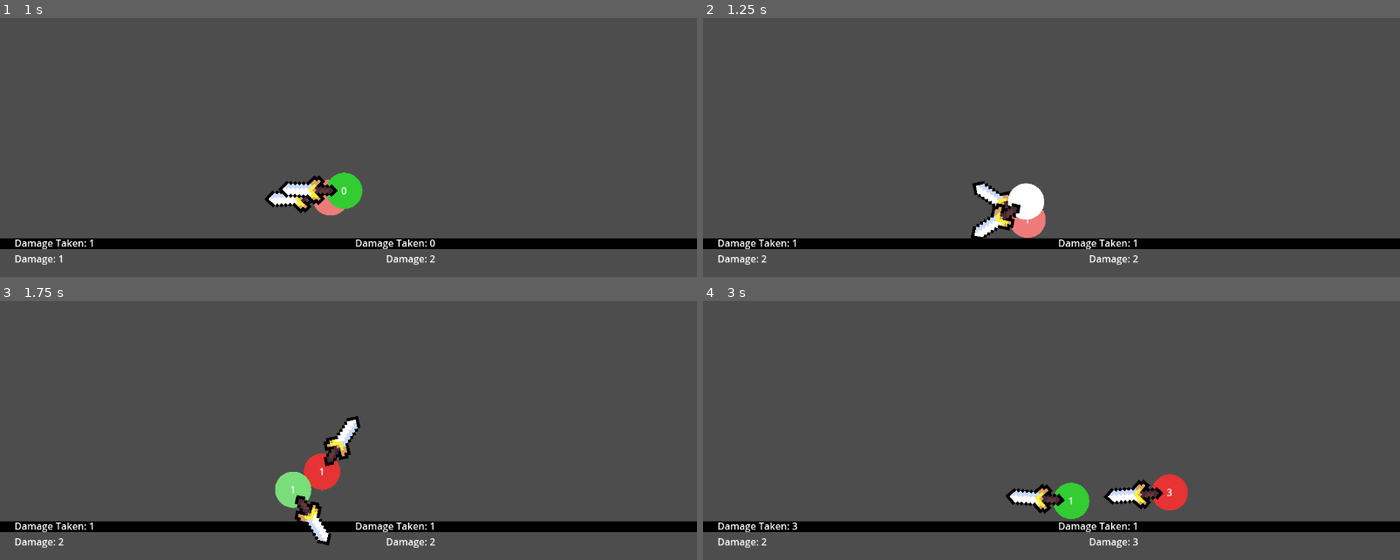
Above: before the commit, frames 1-4 (two rows, left to right).
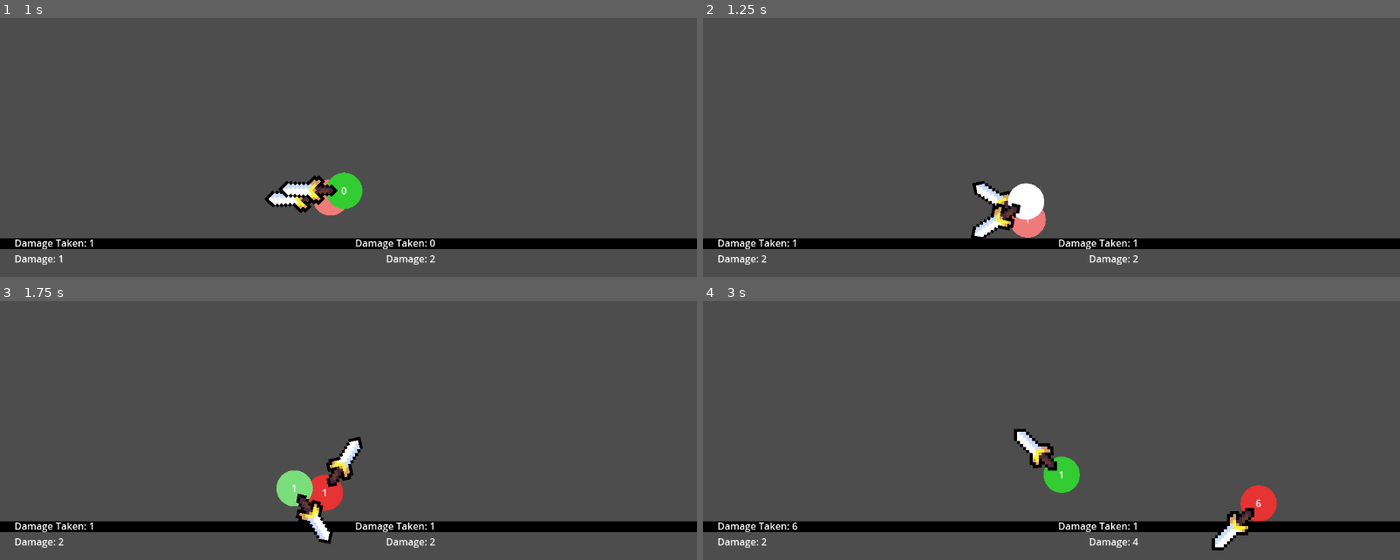
Above: after the commit, the same moments.

Repository: HarryLin349/Super-Smash-Balls
Game: Godot game, scene res://Main.tscn
Same seed, same stepped clock (60 frames per second), same inputs: the game is played once before the commit and once after it.
Inputs:
- Up to frame 1 (1 s): no input
- Up to frame 2 (1.25 s): no input
- Up to frame 3 (1.75 s): no input
- Up to frame 4 (3 s): no input

Frame 1 is identical in both runs. In frame 2, less than 0.1% of the frame differs, in the area x 38-50%, y 62-85%; in frame 3, 1.9%; in frame 4, 4.0%, in the area x 12-83%, y 49-97%.

Commit message:
add drag force

Diff:
--- a/Ball.gd
+++ b/Ball.gd
@@ -30,6 +30,8 @@
 @export var hitstun_trail_interval := 0.08
 @export var hitstun_trail_lifetime := 0.4
 @export var attraction_speed_cap := 260.0
+@export var hitstun_drag_window := 0.2
+@export var hitstun_drag_strength := 900.0
 
 var _last_clash_ms := 0
 static var _hit_stop_active := false
@@ -85,6 +87,8 @@
 		_hitstun_time_left = max(_hitstun_time_left - delta, 0.0)
 	if _in_hitstun and _hitstun_time_left <= 0.0:
 		_set_hitstun(false)
+	if _in_hitstun and _hitstun_time_left <= hitstun_drag_window:
+		_apply_hitstun_drag()
 	if _in_hitstun:
 		_trail_timer -= delta
 		if _trail_timer <= 0.0:
@@ -283,5 +287,13 @@
 	if speed_along < attraction_speed_cap:
 		apply_force(attraction_dir * attraction_force)
 
+func _apply_hitstun_drag() -> void:
+	var speed := linear_velocity.length()
+	if speed < 1.0:
+		return
+	var drag_dir := -linear_velocity.normalized()
+	var drag_scale: float = clampf(speed / attraction_speed_cap, 0.3, 1.0)
+	apply_force(drag_dir * hitstun_drag_strength * drag_scale)
+
 func _is_on_floor() -> bool:
 	return global_position.y + radius >= floor_y - 1.0 and abs(linear_velocity.y) < 20.0
